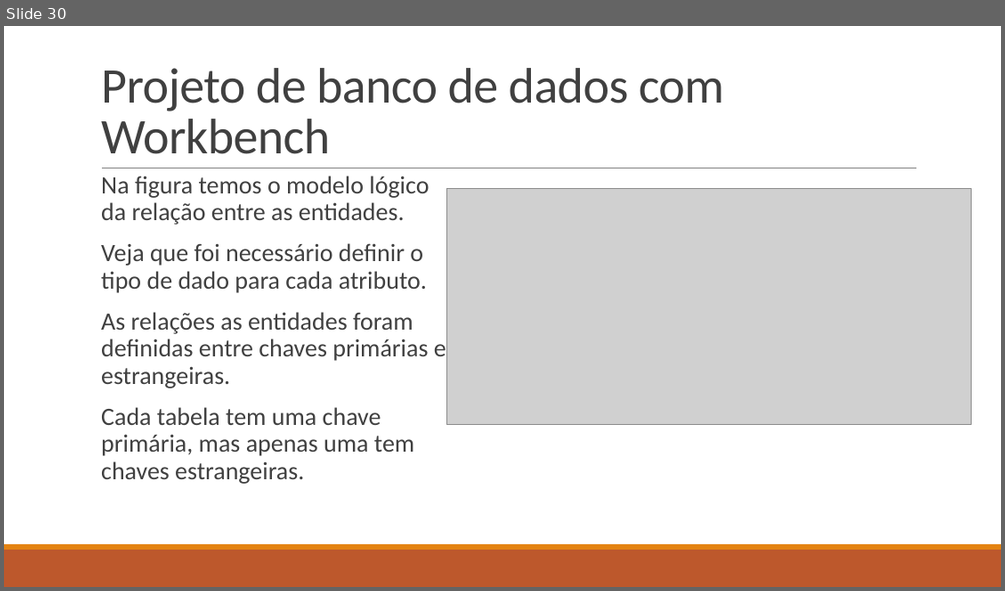
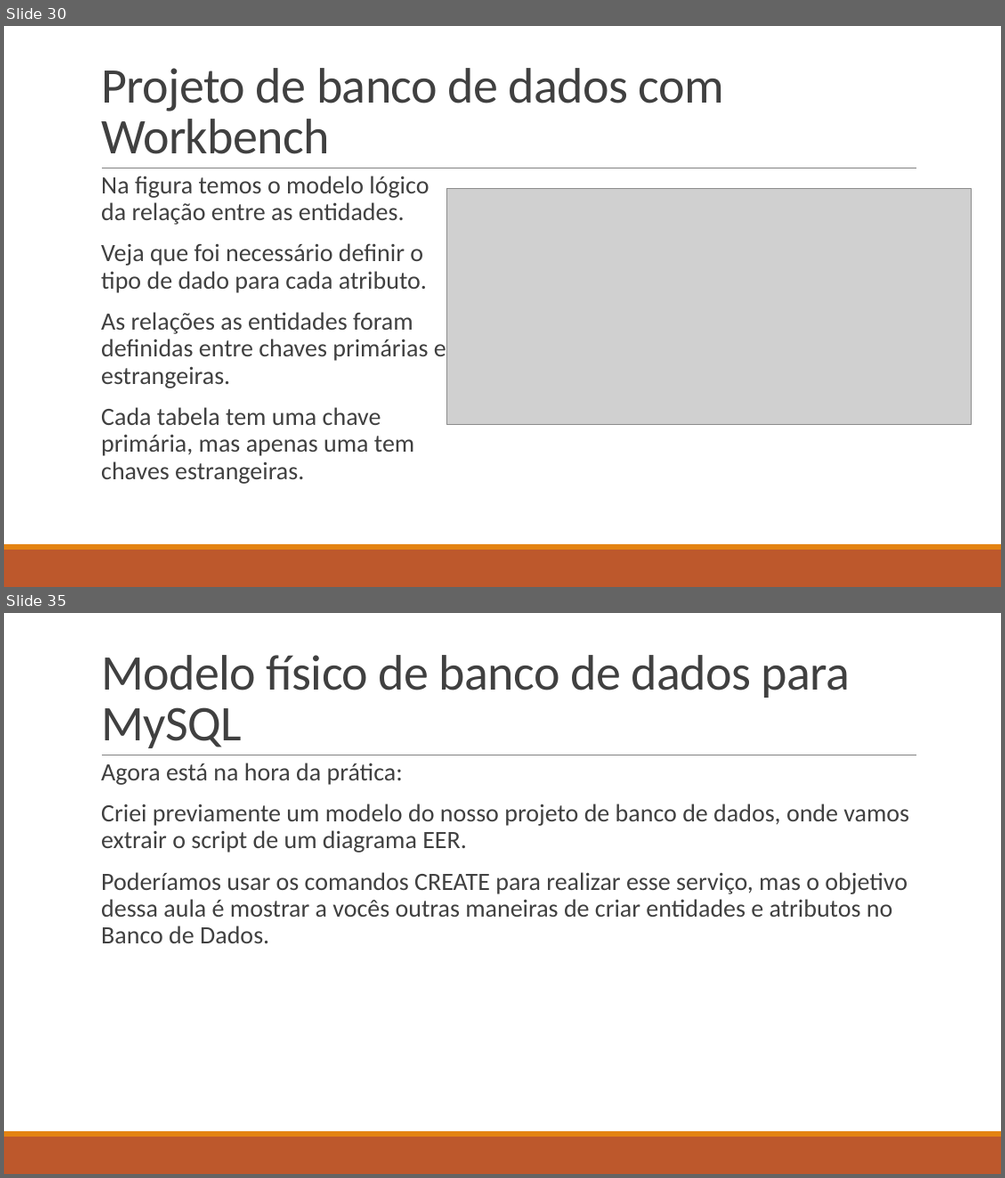
Before and after one commit to LucasHerculanoAmaro/Minhas-Aulas, a slide deck: Euripedes Simões de Paula/Banco de Dados/Aula 9/Projeto de Banco de Dados.pptx. Shown one above the other, each under a label of ours: slide 30 before the commit, slides 30 and 35 after it; the slides between them are not shown. The pictures are 1005x591 and 1005x1178 pixels, drawn with LibreOffice and Linux fonts; fonts in the diff are those of the drawing; grey boxes stand for pictures. Boxes give left, top, right and bottom in pixels: in the first picture for what was removed or moved away, otherwise in the second. Text is boxed around its words. In the diff, an @@ line names an element or a change of style, - is before the commit and + after.

Commit message:
adicionando aula 9 completa ao curso Banco de Dados

```diff
--- a/Euripedes Simões de Paula/Banco de Dados/Aula 9/Projeto de Banco de Dados.pptx
+++ b/Euripedes Simões de Paula/Banco de Dados/Aula 9/Projeto de Banco de Dados.pptx
@@ slide 35 added at [4,613,1001,1174], background #FFFFFF; not listed: 3 template elements that a slide beside it also shows @@
@@ title added at [101,655,850,748], 48 pt, text #404040 @@
+Modelo físico de banco de dados para MySQL
@@ text added at [101,763,909,943], 24 pt, text #404040 @@
+  Agora está na hora da prática:
+  Criei previamente um modelo do nosso projeto de banco de dados, onde vamos extrair o script de um diagrama EER.
+  Poderíamos usar os comandos CREATE para realizar esse serviço, mas o objetivo dessa aula é mostrar a vocês outras maneiras de criar entidades e atributos no Banco de Dados.
```
Also in this commit, not shown: 15 other slides added, 2 other files.
